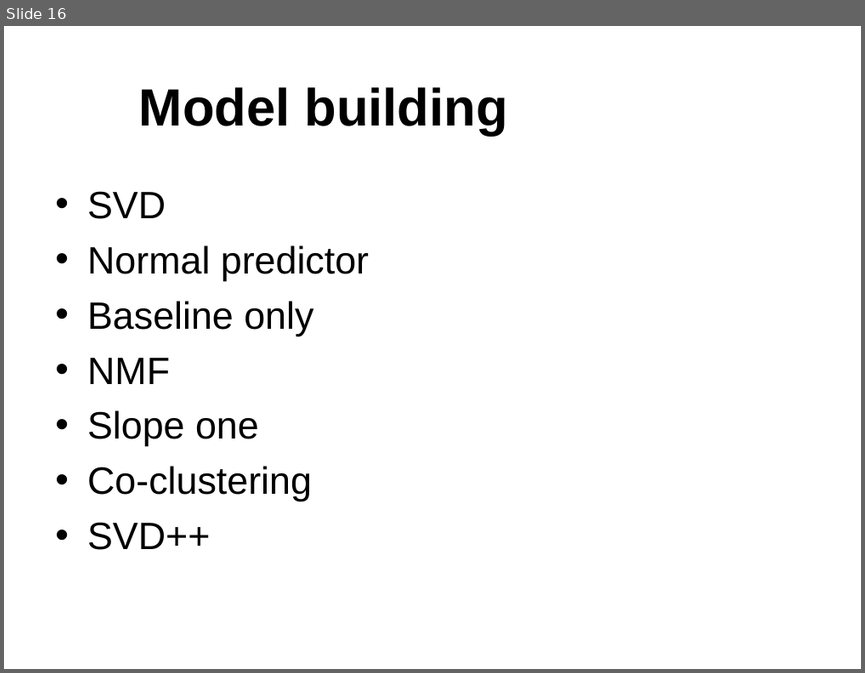
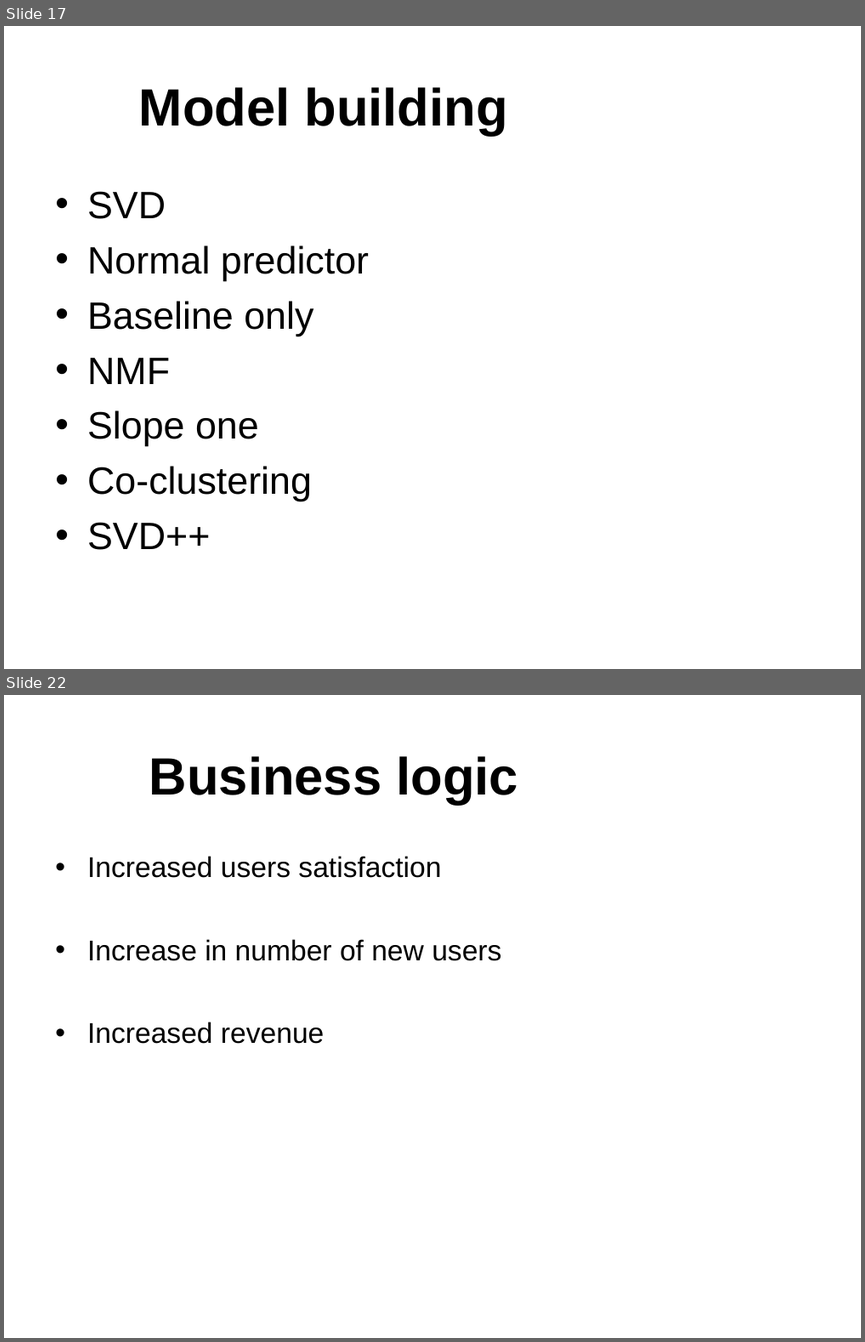
Before and after one commit to marth418/unsupervised-predict-streamlit-template, a slide deck: Team 6 Presentation.ppt. Shown one above the other, each under a label of ours: slide 16 before the commit, slides 17 and 22 after it; the slides between them are not shown. The pictures are 865x673 and 865x1342 pixels, drawn with LibreOffice and Linux fonts; fonts in the diff are those of the drawing; background and template pictures are left out. Boxes give left, top, right and bottom in pixels: in the first picture for what was removed or moved away, otherwise in the second. Text is boxed around its words. In the diff, an @@ line names an element or a change of style, - is before the commit and + after.

```diff
--- a/Team 6 Presentation.ppt
+++ b/Team 6 Presentation.ppt
@@ slide 22 added at bbox=[4, 695, 861, 1338], background picture (left out) @@
@@ title added at bbox=[149, 756, 518, 805], 44 pt, text #000000, bold @@
+Business logic
@@ text added at bbox=[87, 856, 501, 1043], 24 pt, text #000000 @@
+• Increased users satisfaction
+• Increase in number of new users
+• Increased revenue
@@ what was slide 16 is now slide 17 @@
```
Also in this commit, not shown: 7 slides changed, 8 other slides added, 5 slides removed.
